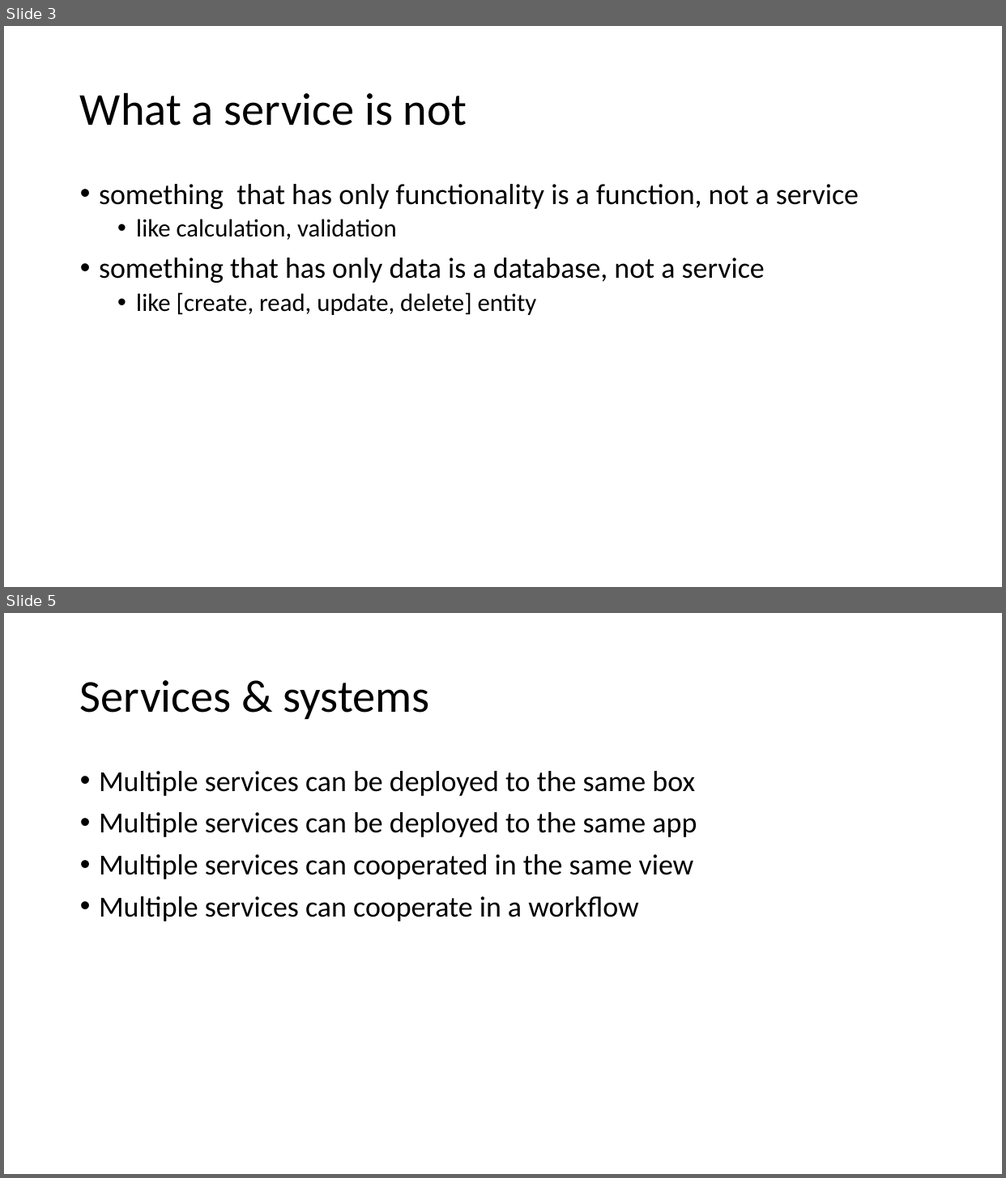
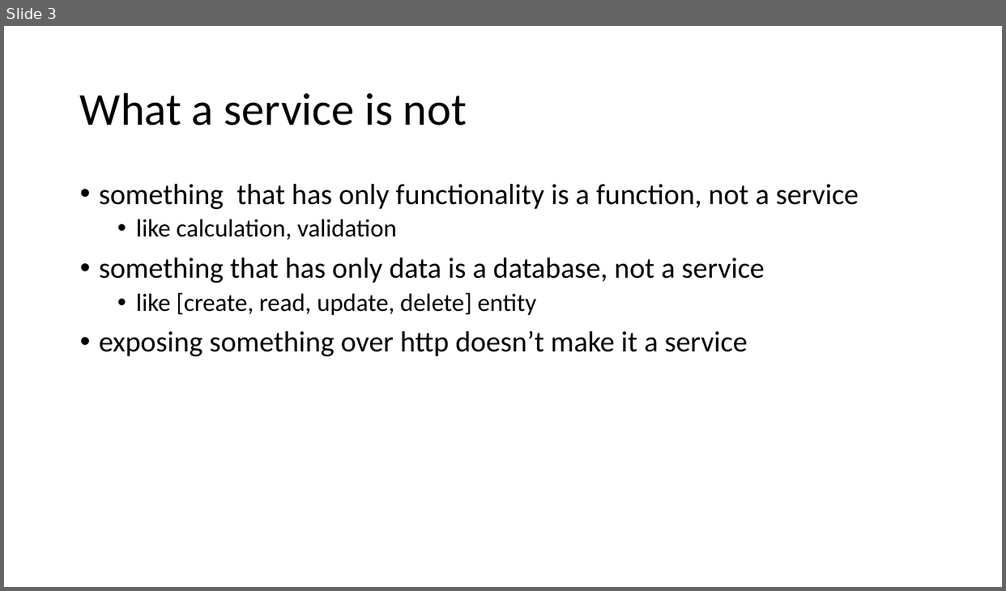
Before and after one commit to JonasSamuelsson/presentations, a slide deck: 2019-03-intro-to-service-oriented-distributed-systems/intro to service oriented distributed systems.pptx. Shown one above the other, each under a label of ours: slides 3 and 5 before the commit, slide 3 after it; the slides between them are not shown. The pictures are 1006x1178 and 1006x591 pixels, drawn with LibreOffice and Linux fonts; fonts in the diff are those of the drawing. Boxes give left, top, right and bottom in pixels: in the first picture for what was removed or moved away, otherwise in the second. Text is boxed around its words. In the diff, an @@ line names an element or a change of style, - is before the commit and + after.

```diff
--- a/2019-03-intro-to-service-oriented-distributed-systems/intro to service oriented distributed systems.pptx
+++ b/2019-03-intro-to-service-oriented-distributed-systems/intro to service oriented distributed systems.pptx
@@ slide 5 removed at (4,613,1002,1174), background #FFFFFF @@
@@ title removed at (80,680,429,719) @@
-Services & systems
@@ text removed at (99,771,697,922) @@
-• Multiple services can be deployed to the same box
-• Multiple services can be deployed to the same app
-• Multiple services can cooperated in the same view
-• Multiple services can cooperate in a workflow
@@ slide 3 changed as well @@
@@ text at (99,331,748,356): paragraph added @@
+• exposing something over http doesn’t make it a service
```
Also in this commit, not shown: 3 other slides changed, 8 slides added, 1 other slide removed.
